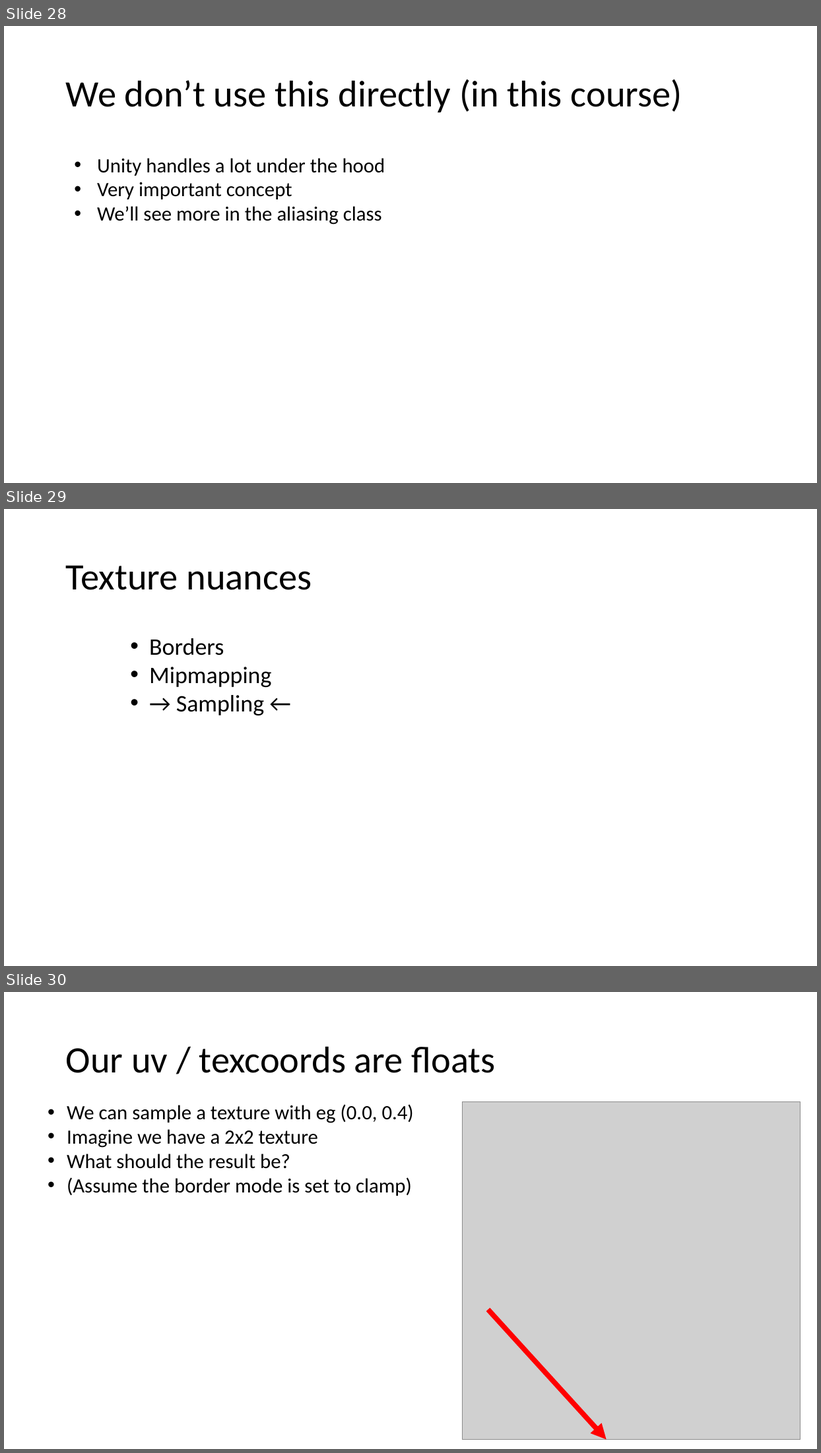
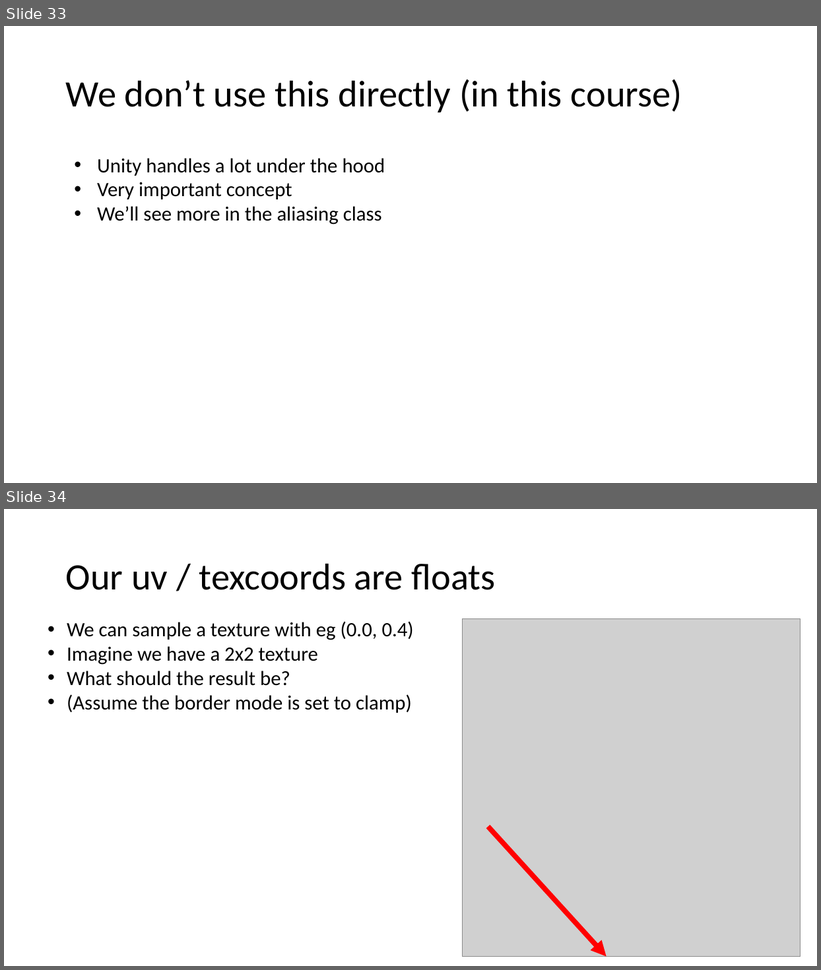
Before and after one commit to harveypekar/3dgraphics, a slide deck: course/3d_slides_w6.pptx. Shown one above the other, each under a label of ours: slides 28, 29 and 30 before the commit, slides 33 and 34 after it. The pictures are 821x1453 and 821x970 pixels, drawn with LibreOffice and Linux fonts; fonts in the diff are those of the drawing; grey boxes stand for pictures. Boxes give left, top, right and bottom in pixels: in the first picture for what was removed or moved away, otherwise in the second. Text is boxed around its words. In the diff, an @@ line names an element or a change of style, - is before the commit and + after.

```diff
--- a/course/3d_slides_w6.pptx
+++ b/course/3d_slides_w6.pptx
@@ slide 29 removed at <box>4,509,817,966</box>, background #FFFFFF @@
@@ title removed at <box>66,565,312,590</box> @@
-Texture nuances
@@ text removed at <box>149,638,271,716</box> @@
-• Borders
-• Mipmapping
-• → Sampling ←
@@ what was slide 28 is now slide 33 @@
@@ what was slide 30 is now slide 34 @@
```
Also in this commit, not shown: 4 slides changed, 16 slides added, 5 other slides removed.
